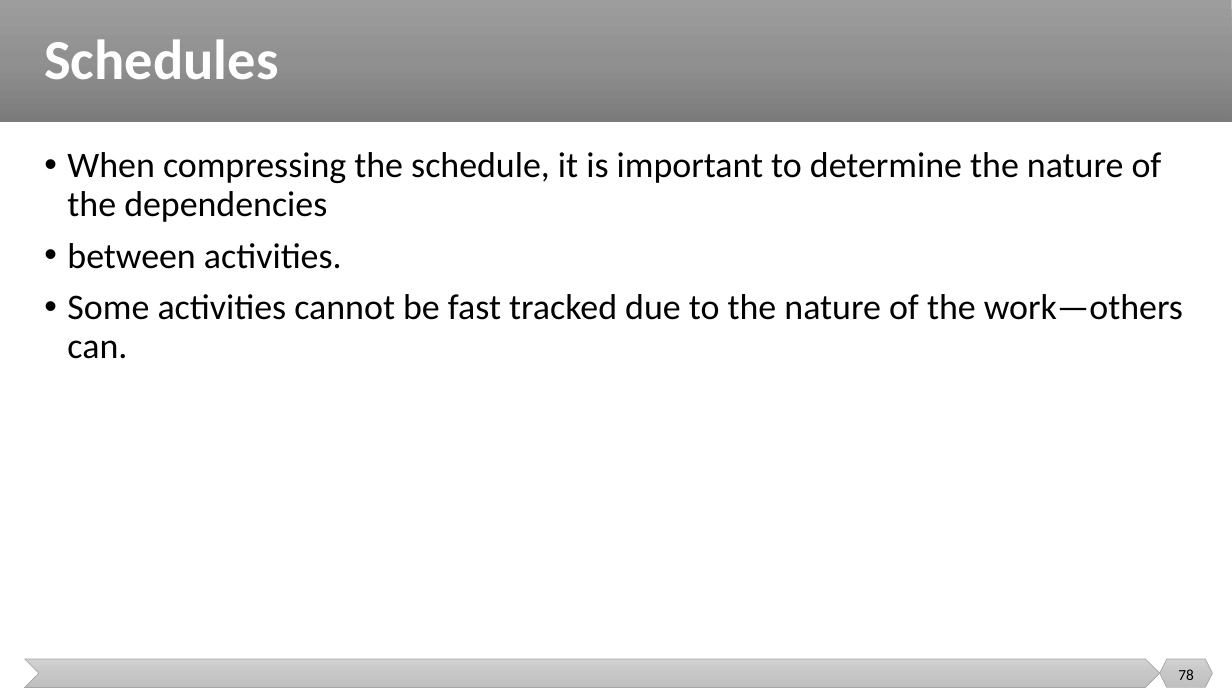
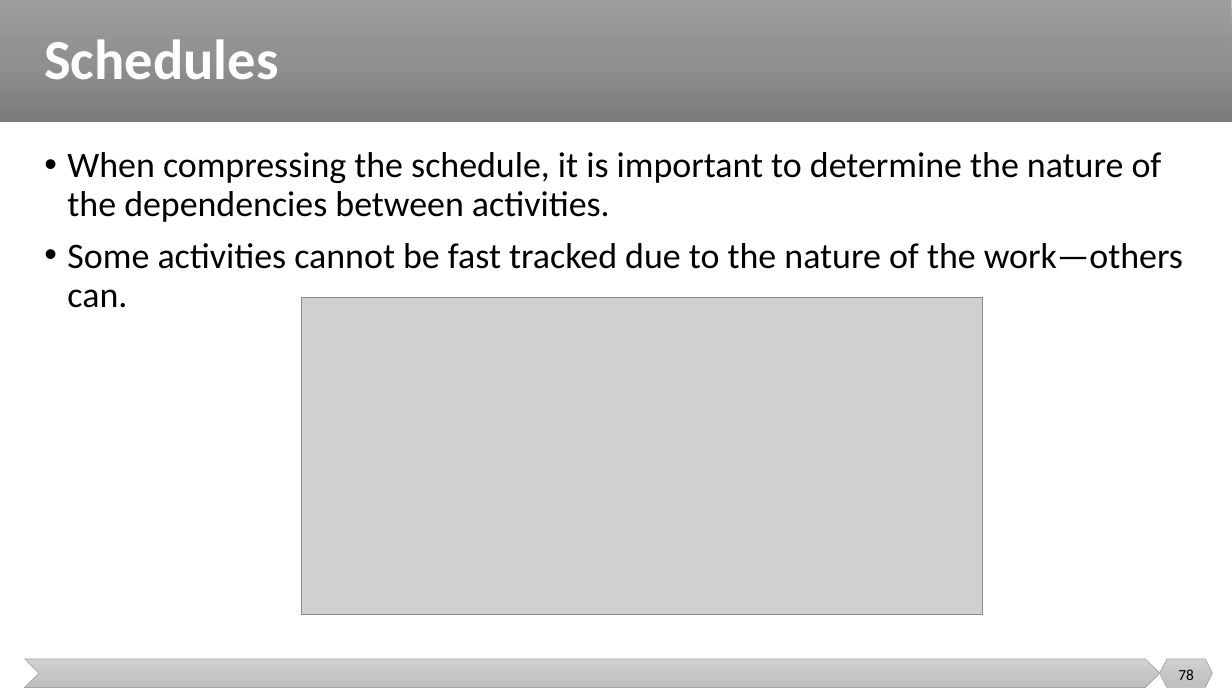
Before and after one commit to malenezi/malenezi, a slide deck: slide 78 of SE423/Lectures/1-Introduction/Project Performance Domains.pptx. Drawn at 1232x693 pixels with LibreOffice and Linux fonts; fonts in the diff are those of the drawing; grey boxes stand for pictures. Boxes give left, top, right and bottom in pixels: in the first picture for what was removed or moved away, otherwise in the second. Text is boxed around its words. In the diff, an @@ line names an element or a change of style, - is before the commit and + after.

```diff
--- a/SE423/Lectures/1-Introduction/Project Performance Domains.pptx
+++ b/SE423/Lectures/1-Introduction/Project Performance Domains.pptx
@@ text at (67,152,1162,222): text changed @@
-• When compressing the schedule, it is important to determine the nature of the dependencies
-• between activities.
+• When compressing the schedule, it is important to determine the nature of the dependencies between activities.
@@ picture added at (301,298,983,615) @@
```
Also in this commit, not shown: 9 other slides changed, 1 slide removed.
